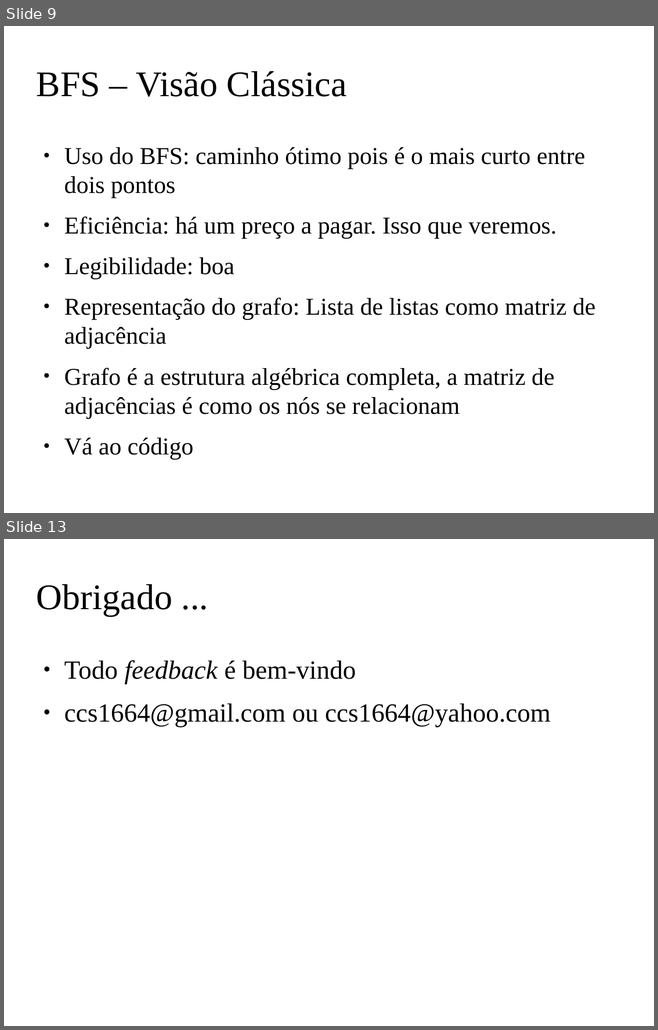
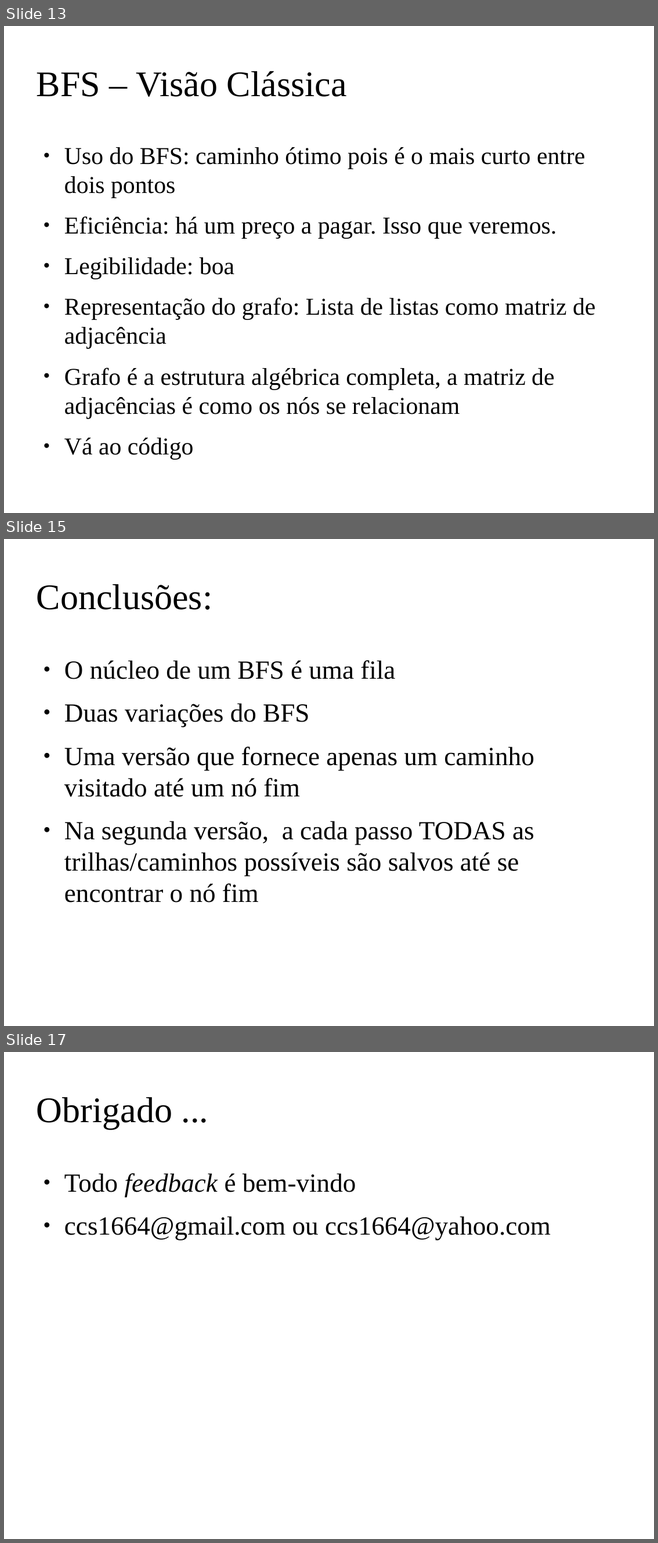
Before and after one commit to claudiosa/CCS, a slide deck: picat/YOUTUBE_BFS_PICAT/slides_bfs.odp. Shown one above the other, each under a label of ours: slides 9 and 13 before the commit, slides 13, 15 and 17 after it; the slides between them are not shown. The pictures are 658x1030 and 658x1543 pixels, drawn with LibreOffice and Linux fonts; fonts in the diff are those of the drawing; background and template pictures are left out. Boxes give left, top, right and bottom in pixels: in the first picture for what was removed or moved away, otherwise in the second. Text is boxed around its words. In the diff, an @@ line names an element or a change of style, - is before the commit and + after.

```diff
--- a/picat/YOUTUBE_BFS_PICAT/slides_bfs.odp
+++ b/picat/YOUTUBE_BFS_PICAT/slides_bfs.odp
@@ slide 15 added at <box>4,539,654,1026</box>, background picture (left out) @@
@@ title added at <box>36,584,212,610</box>, 44 pt, text #000000 @@
+Conclusões:
@@ text added at <box>64,660,534,903</box>, 32 pt, text #000000 @@
+● O núcleo de um BFS é uma fila
+● Duas variações do BFS
+● Uma versão que fornece apenas um caminho visitado até um nó fim
+● Na segunda versão, a cada passo TODAS as trilhas/caminhos possíveis são salvos até se encontrar o nó fim
@@ what was slide 9 is now slide 13 @@
@@ what was slide 13 is now slide 17 @@
```
Also in this commit, not shown: 9 slides changed, 4 other slides added, 1 slide removed, 2 other files.
